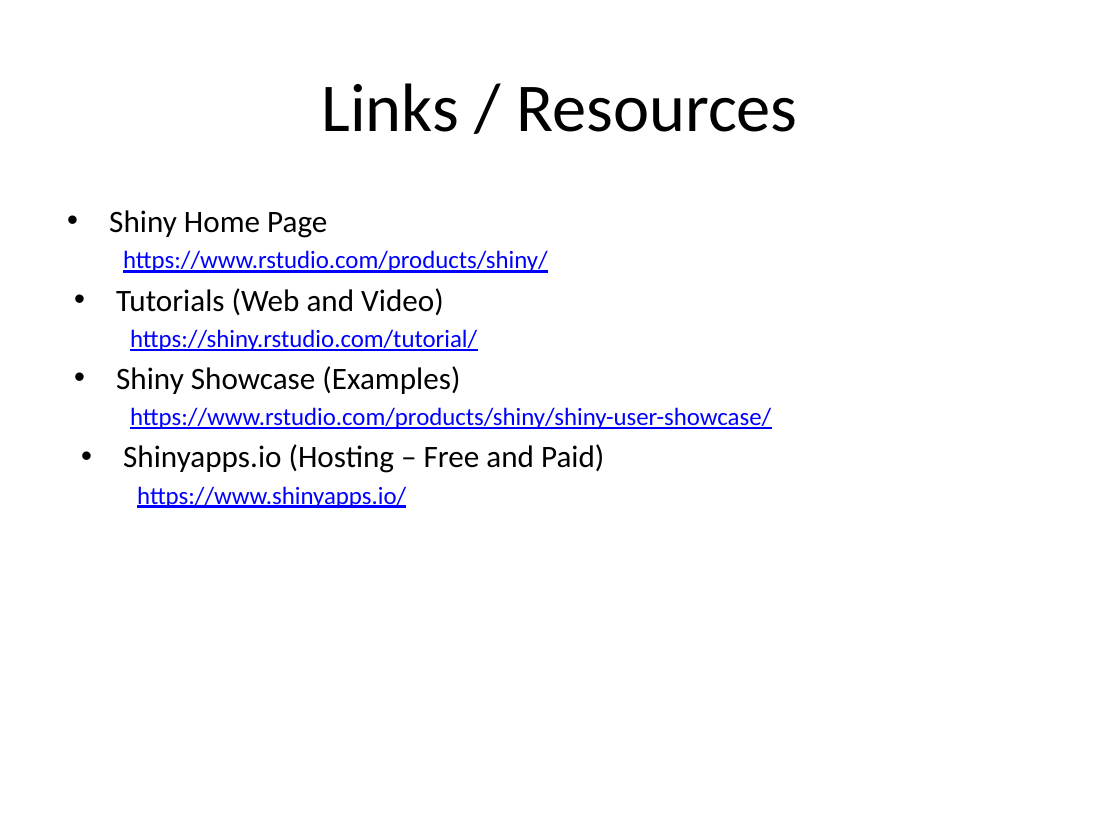
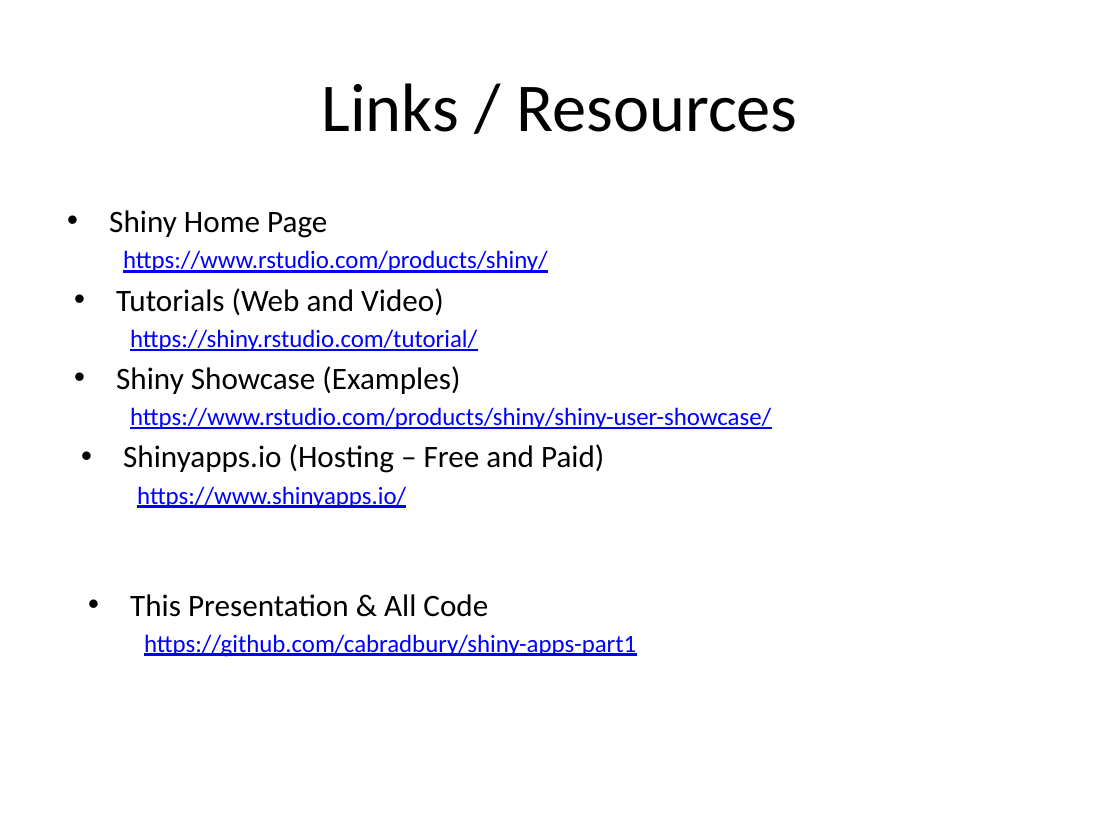
Before and after one commit to cabradbury/shiny-apps-part1, a slide deck: slide 14 of Presentation.pptx (slide 11 before the commit). Drawn at 1120x840 pixels with LibreOffice and Linux fonts; fonts in the diff are those of the drawing. Boxes give left, top, right and bottom in pixels: in the first picture for what was removed or moved away, otherwise in the second. Text is boxed around its words. In the diff, an @@ line names an element or a change of style, - is before the commit and + after.

```diff
--- a/Presentation.pptx
+++ b/Presentation.pptx
@@ text at [130, 594, 636, 657]: paragraphs added @@
+• This Presentation & All Code
+  https://github.com/cabradbury/shiny-apps-part1
```
Also in this commit, not shown: 3 other slides changed, 3 slides added, 2 other files.
